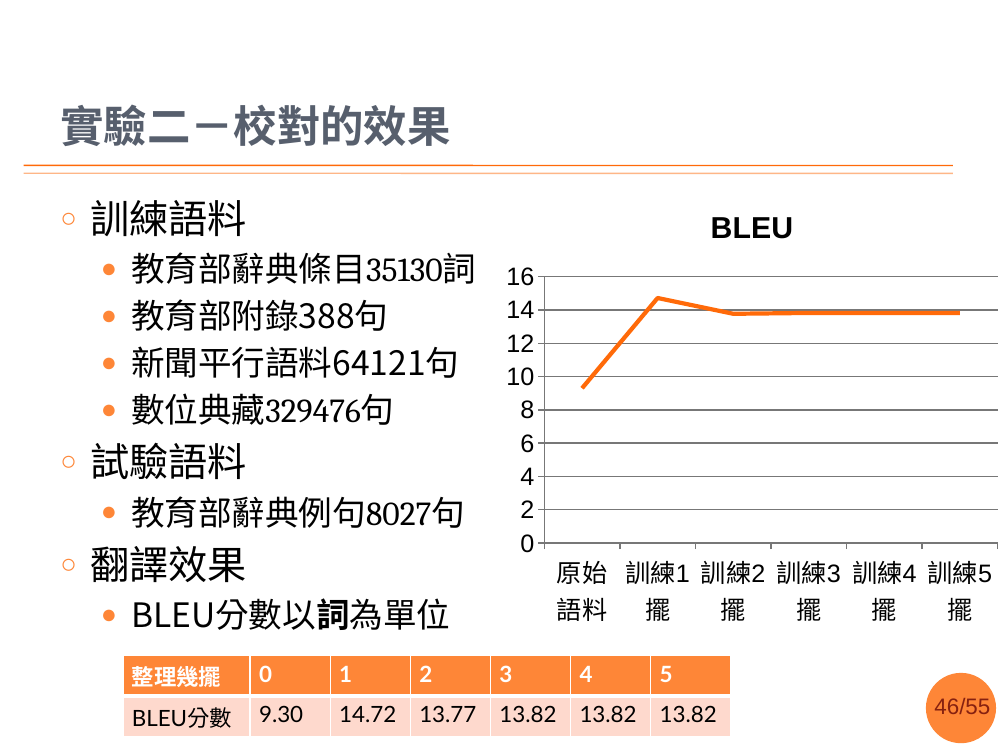
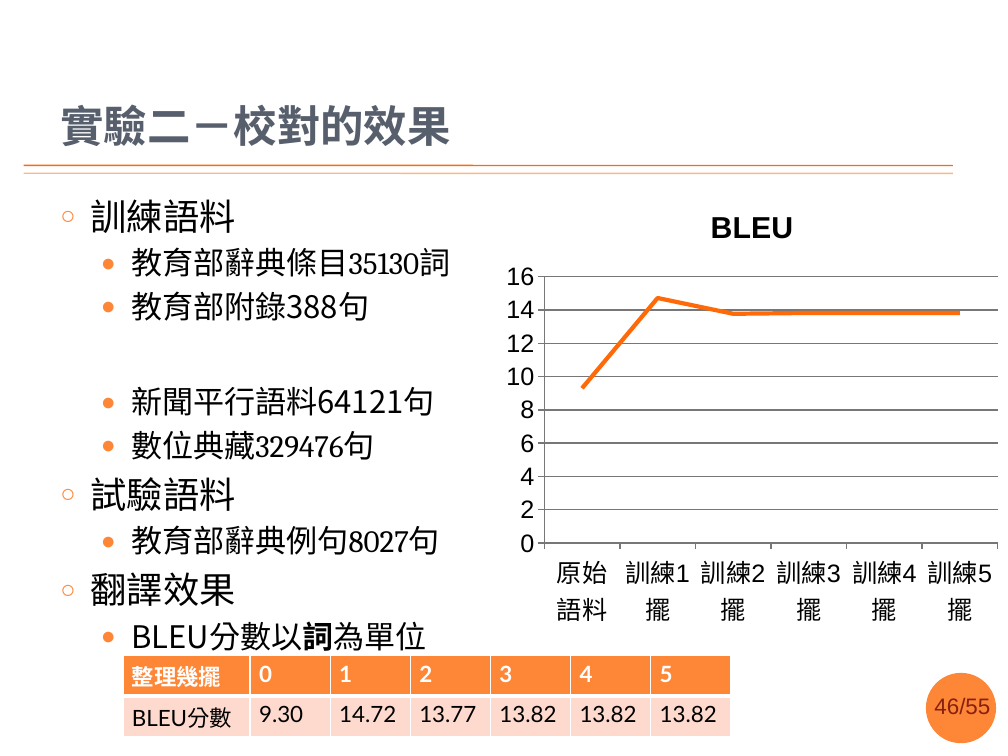
Before and after one commit to sih4sing5hong5/po3-ko3_tau5-iann2-phinn3, a slide deck: slide 46 of 翻譯報告.pptx. Drawn at 1008x756 pixels with LibreOffice and Linux fonts; fonts in the diff are those of the drawing; background and template pictures are left out. Boxes give left, top, right and bottom in pixels: in the first picture for what was removed or moved away, otherwise in the second. Text is boxed around its words. In the diff, an @@ line names an element or a change of style, - is before the commit and + after.

```diff
--- a/翻譯報告.pptx
+++ b/翻譯報告.pptx
@@ text "訓練語料" at (x1=91, y1=199, x2=450, y2=651): size 28 to 25.9 pt in "訓練語料", "試驗語料", "翻譯效果"; size 24 to 22.2 pt in "教育部辭典條目35130詞", "教育部附錄388句", "新聞平行語料64121句", "數位典藏329476句" and 2 more places @@
```
Also in this commit, not shown: 6 other slides changed.
